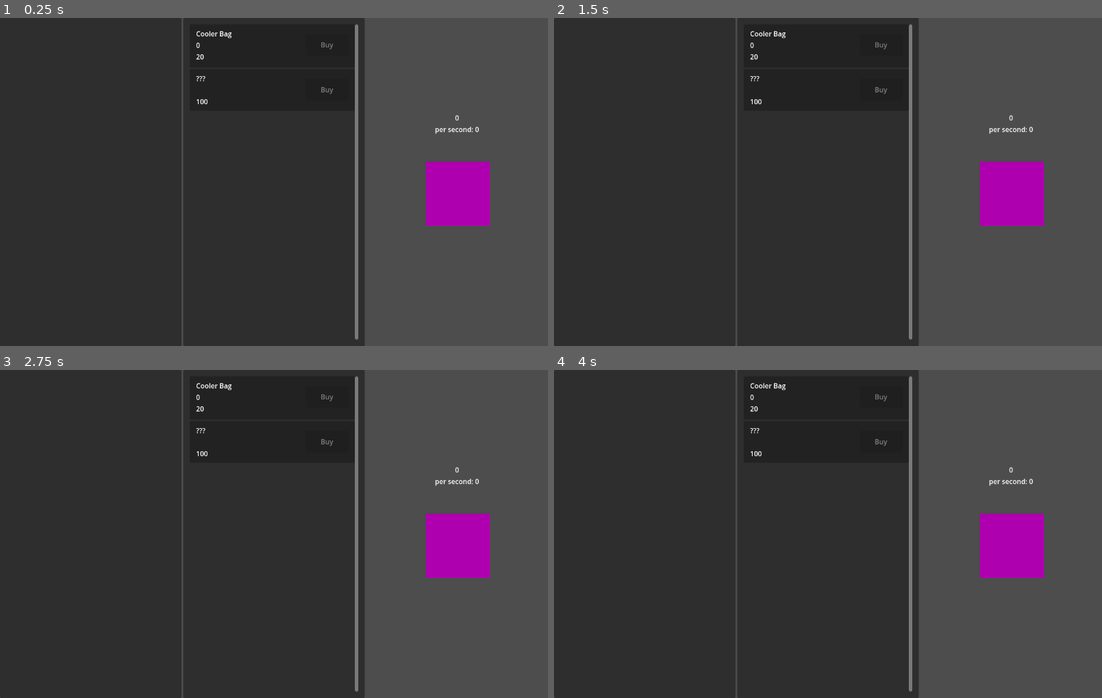
Above: before the commit, frames 1-4 (two rows, left to right).
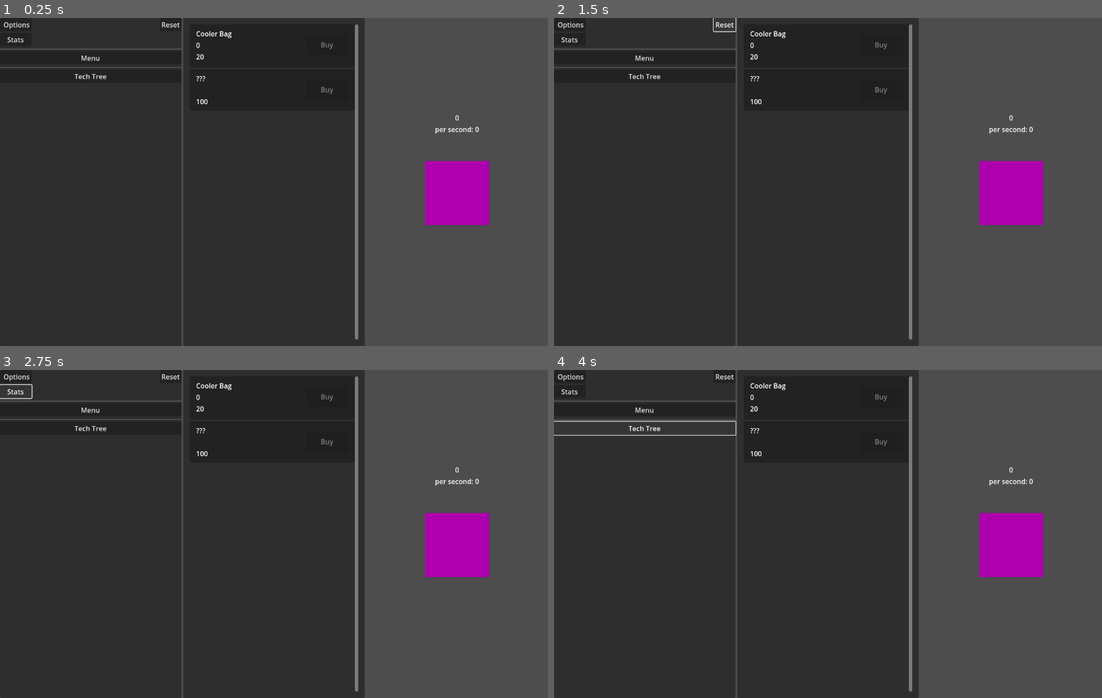
Above: after the commit, the same moments.

Repository: O-39889/tmic
Game: Godot game, scene res://scenes/Main.tscn
The game is run twice, just before and just after one commit, with the same random seed, the same clock (stepped at 60 frames per second) and the same inputs.
Inputs (mouse positions are in pixels of both pictures, inside the frame that each line leads up to):
- Up to frame 1 (0.25 s): no input
- Up to frame 2 (1.5 s): click (570, 24) at 0.5 s, where only the run after the commit has a clickable "Options"; click (723, 24) at 1.25 s, where only the run after the commit has a clickable "Reset"
- Up to frame 3 (2.75 s): click (16, 392) at 2 s, where only the run after the commit has a clickable "Stats"
- Up to frame 4 (4 s): click (647, 409) at 2.75 s, where only the run after the commit has a clickable "Menu"; click (647, 429) at 3.5 s, where only the run after the commit has a clickable "Tech Tree"

The runs differ from the first frame. In frame 1, 0.3% of the frame differs, in the area x 0-34%, y 1-19%; in frame 2, 0.3%; in frame 3, 0.4%; in frame 4, 0.5%, in the area x 0-34%, y 1-20%.

Commit message:
Update Main leftmost GUI

Diff:
--- a/scenes/Main.tscn
+++ b/scenes/Main.tscn
@@ -22,6 +22,37 @@
 layout_mode = 2
 
 [node name="GridContainer" type="GridContainer" parent="ThreeContainer/Leftmost/VBoxContainer"]
+layout_mode = 2
+columns = 2
+
+[node name="OptionsBtn" type="Button" parent="ThreeContainer/Leftmost/VBoxContainer/GridContainer"]
+layout_mode = 2
+text = " Options"
+
+[node name="ResetBtn" type="Button" parent="ThreeContainer/Leftmost/VBoxContainer/GridContainer"]
+layout_mode = 2
+size_flags_horizontal = 10
+text = "Reset"
+
+[node name="StatsBtn" type="Button" parent="ThreeContainer/Leftmost/VBoxContainer/GridContainer"]
+layout_mode = 2
+text = "Stats"
+
+[node name="HSeparator" type="HSeparator" parent="ThreeContainer/Leftmost/VBoxContainer"]
+layout_mode = 2
+
+[node name="FlavoursBtn" type="Button" parent="ThreeContainer/Leftmost/VBoxContainer"]
+layout_mode = 2
+text = "Menu"
+
+[node name="HSeparator2" type="HSeparator" parent="ThreeContainer/Leftmost/VBoxContainer"]
+layout_mode = 2
+
+[node name="TechsBtn" type="Button" parent="ThreeContainer/Leftmost/VBoxContainer"]
+layout_mode = 2
+text = "Tech Tree"
+
+[node name="TechShortcuts" type="HFlowContainer" parent="ThreeContainer/Leftmost/VBoxContainer"]
 layout_mode = 2
 
 [node name="BusinessList" type="PanelContainer" parent="ThreeContainer"]
